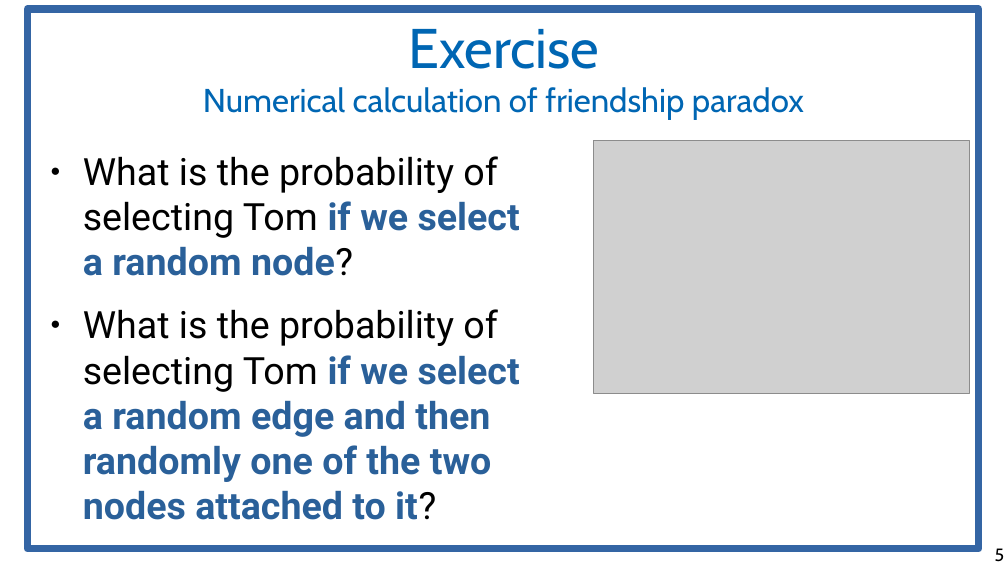
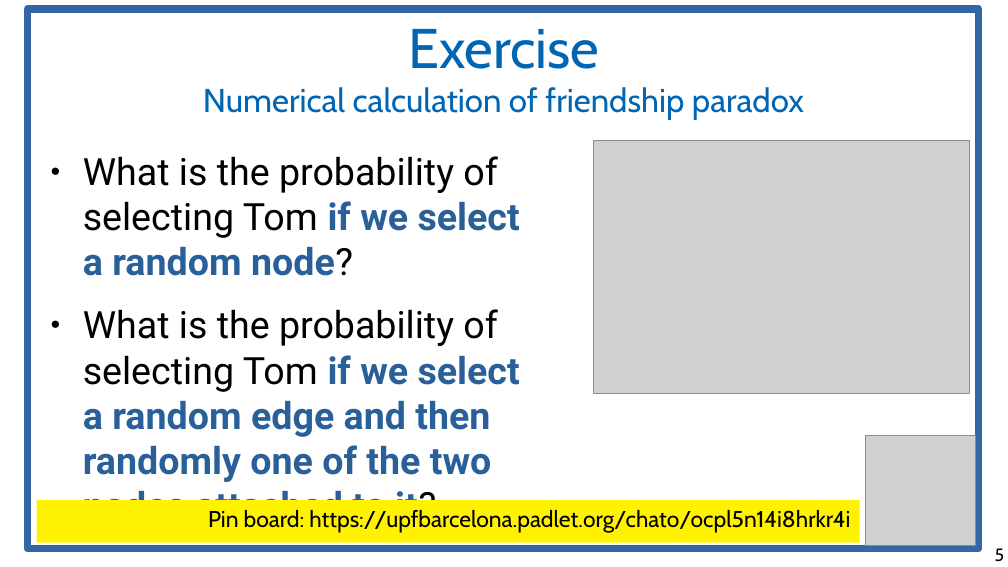
Before and after one commit to chatox/networks-science-course, a slide deck: slide 5 of theory/odp/tt15-friendship_paradox.odp. Drawn at 1008x567 pixels with LibreOffice and Linux fonts; fonts in the diff are those of the drawing; grey boxes stand for pictures. Boxes give left, top, right and bottom in pixels: in the first picture for what was removed or moved away, otherwise in the second. Text is boxed around its words. In the diff, an @@ line names an element or a change of style, - is before the commit and + after.

```diff
--- a/theory/odp/tt15-friendship_paradox.odp
+++ b/theory/odp/tt15-friendship_paradox.odp
@@ picture added at box(865, 435, 975, 545) @@
@@ rectangle added at box(37, 500, 860, 543), fill #FFF200, 18 pt, text #000000 @@
+Pin board: https://upfbarcelona.padlet.org/chato/ocpl5n14i8hrkr4i
```
Also in this commit, not shown: 4 other slides changed, 11 other files.
